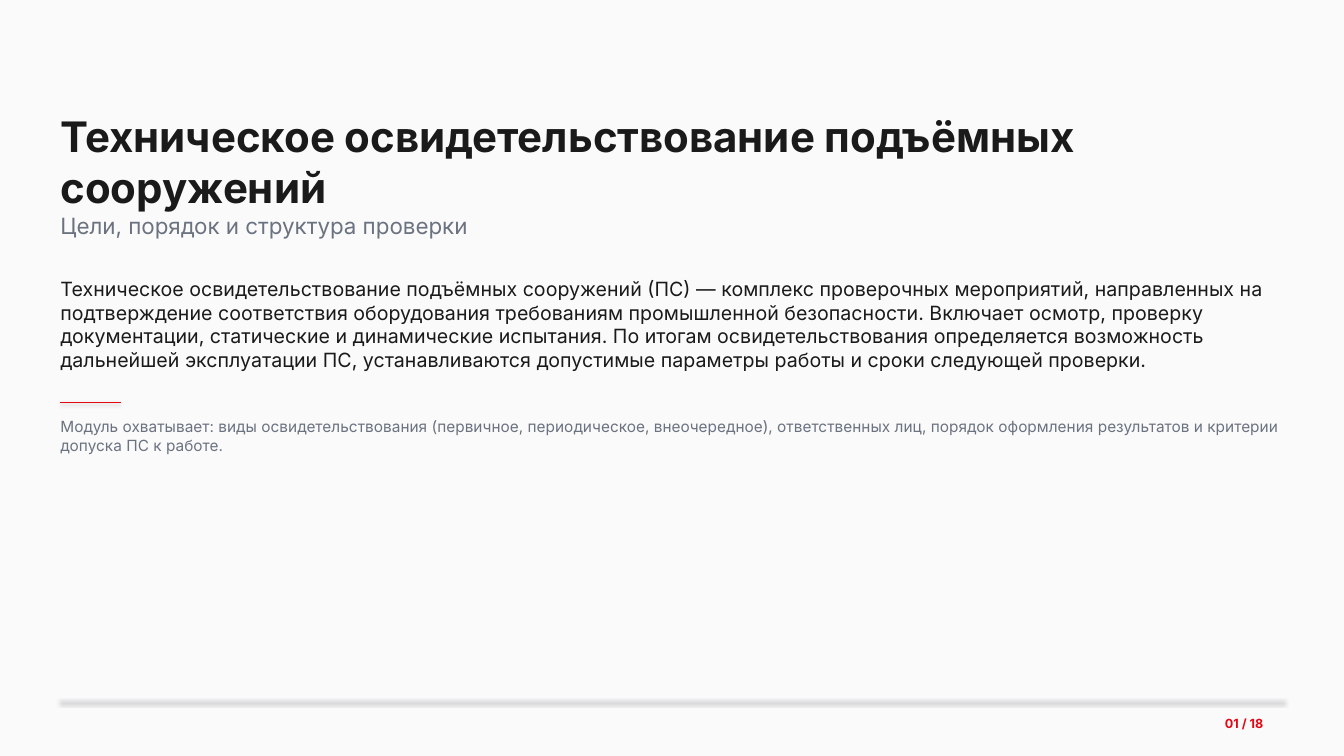
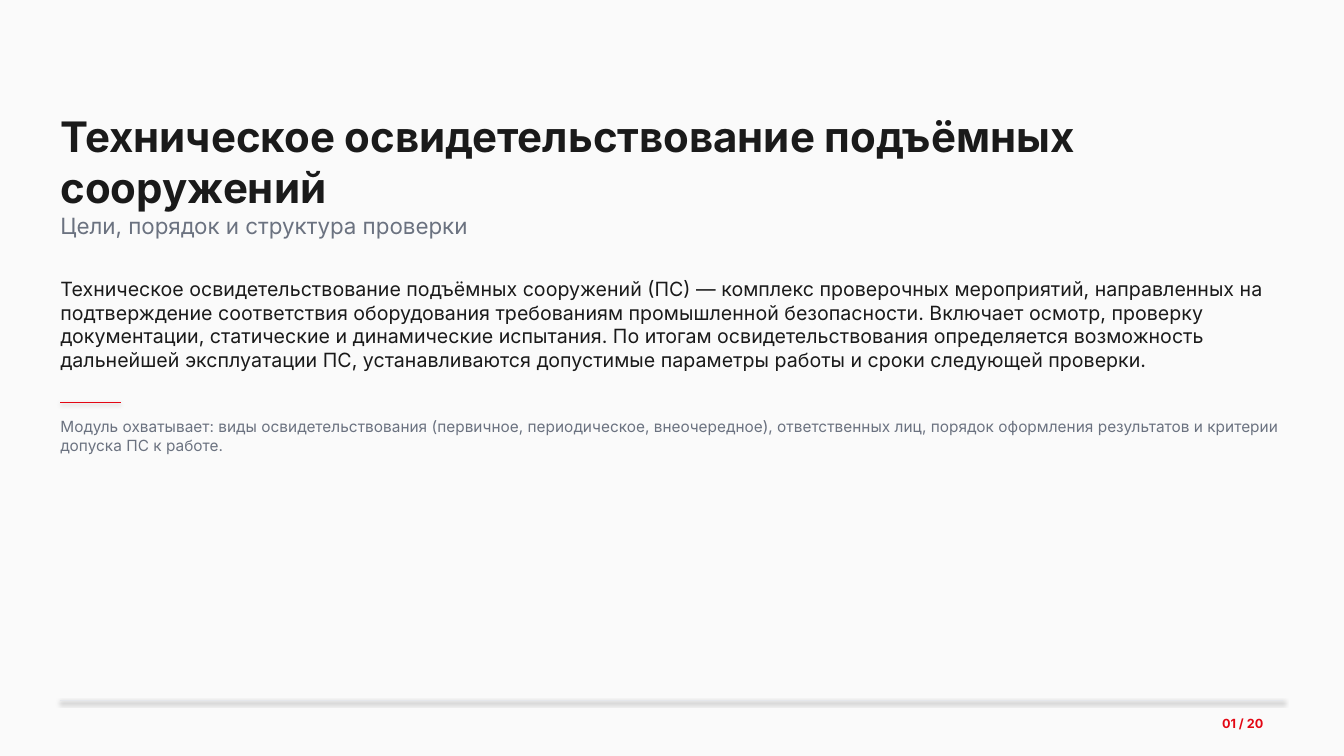
Before and after one commit to lysakalenushka-hash/-, a slide deck: slide 1 of Презентация_ПС_обновленная.pptx. Drawn at 1344x756 pixels with LibreOffice and Linux fonts; fonts in the diff are those of the drawing. Boxes give left, top, right and bottom in pixels: in the first picture for what was removed or moved away, otherwise in the second. Text is boxed around its words. In the diff, an @@ line names an element or a change of style, - is before the commit and + after.

```diff
--- a/Презентация_ПС_обновленная.pptx
+++ b/Презентация_ПС_обновленная.pptx
@@ text at <box>1222,718,1263,728</box>: text changed @@
-01 / 18
+01 / 20
```
Also in this commit, not shown: 17 other slides changed, 2 slides added, 21 other files.
